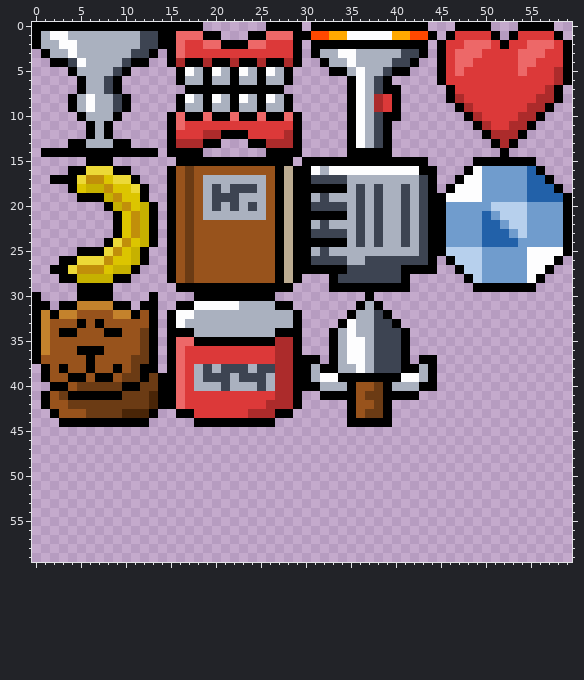
Pixel-art sprite: src/net/noiseinstitute/ld20/game/Thing.png. The picture above was drawn from the file before the commit.
The file is 60x60 pixels. Colours within 5 levels of each other are drawn and written as one.
After:
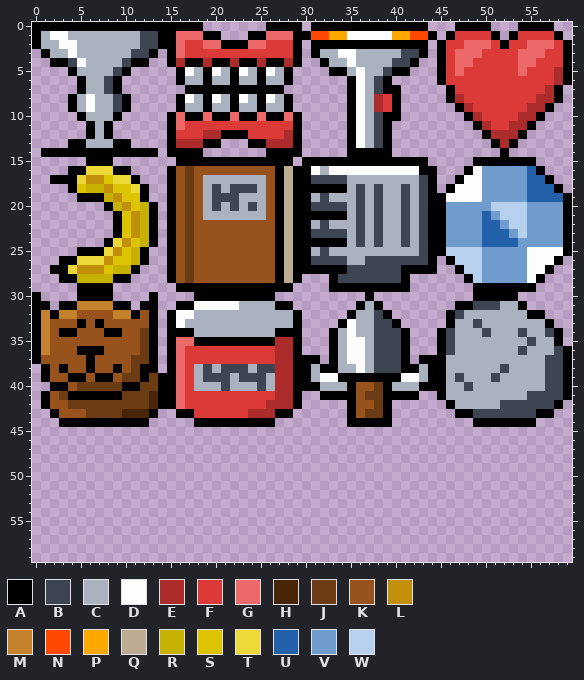
Palette (. is transparent): A #000000  B #3d4452  C #aab1bf  D #fdfdfe  E #ac2b2b  F #dc3939  G #ed6868  H #492507  J #6b3b14  K #98531c  L #c18f0a  M #c4822c  N #ff4800  P #ffa800  Q #bcac92  R #c6b100  S #dcc500  T #ecd937  U #2261a9  V #709ccd  W #b7d0ed
The exact change:
@@ x 43..59 @@
 29 ......AAAAAAA....
-30 .................
-31 .................
-32 .................
-33 .................
-34 .................
-35 .................
-36 .................
-37 AA...............
-38 CA...............
-39 CA...............
-40 AA...............
-41 .................
-42 .................
-43 .................
-44 .................
+30 ......AAAAA......
+31 ....AABBBCCA.....
+32 ...ABCCCCCCCAA...
+33 ...ACCBCCCCCCCA..
+34 ..ABCCCBCCCBCCBA.
+35 ..ABCCCCCCCCBCCA.
+36 ..ABCCCCCCCBCCCBA
+37 AAACCCCCCCCCCCBBA
+38 CAACCCCCCBCCCCBBA
+39 CAACBCCCBCCCCCBBA
+40 AAACCBCCCCCCCCBBA
+41 ..ACCCCCCCCCBBBBA
+42 ...ACCCCCBBBBBBA.
+43 ....AABBBBBBBAA..
+44 ......AAAAAAA....
 45 .................
Changed places in both pictures, as pixel boxes (x1, y1, x2, y2):
added: (437, 292, 572, 427)
